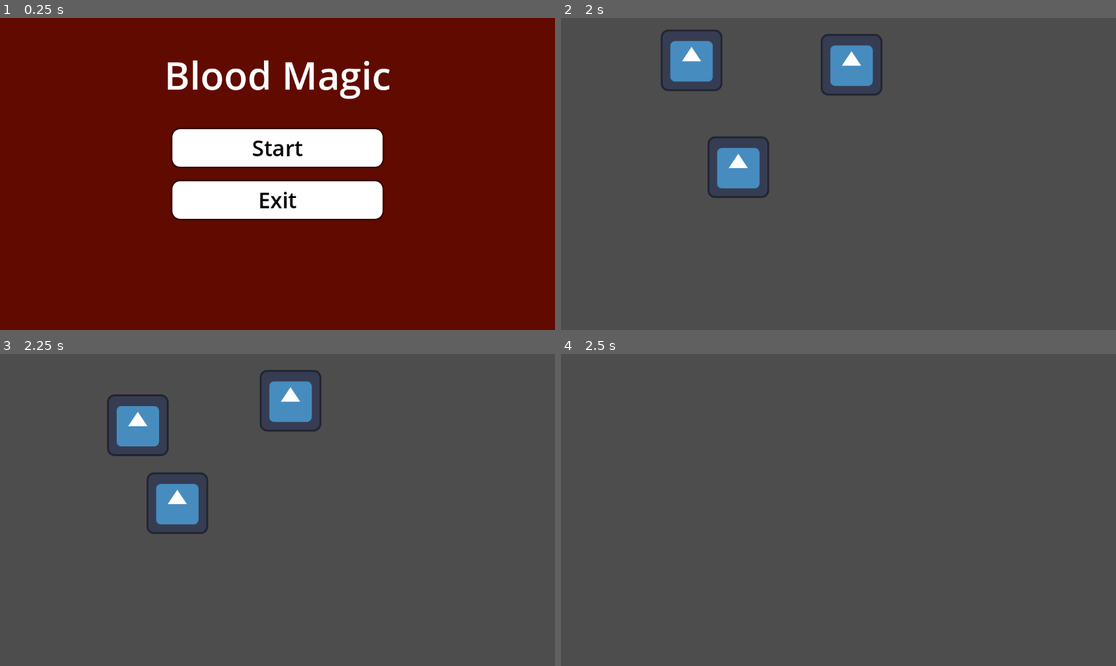
Above: before the commit, frames 1-4 (two rows, left to right).
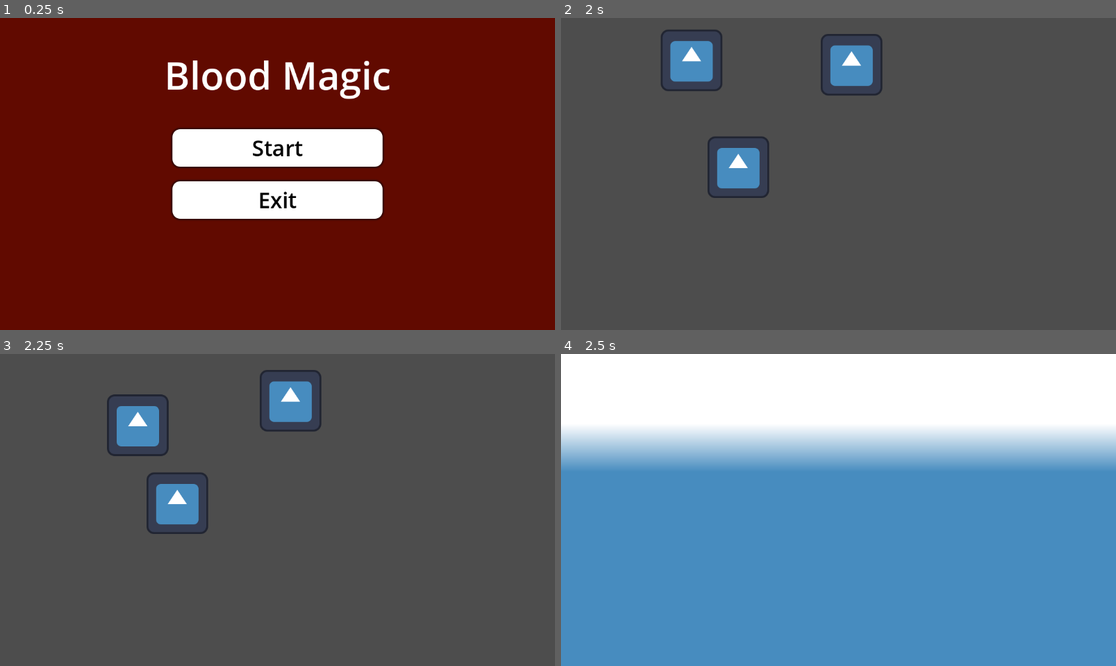
Above: after the commit, the same moments.

Repository: ckfrancois/BloodMagic
Game: Godot game, scene res://scenes/menus/main_menu.tscn
The game is run twice, just before and just after one commit, with the same random seed, the same clock (stepped at 60 frames per second) and the same inputs. The project has no main scene, so this scene is started directly. The engine's default icon, where the game draws it, is replaced by a stand-in: a white triangle on a blue panel in a dark square.
Inputs:
- Up to frame 1 (0.25 s): no input
- Up to frame 2 (2 s): click "Start" at 0.5 s; tap Enter at 1.25 s; hold Right (Right) from 1.28 s (still down)
- Up to frame 3 (2.25 s): release Right (Right) at 2.03 s; hold Down (Down) from 2.03 s (still down)
- Up to frame 4 (2.5 s): keep holding Down (Down)

Frames 1-3 are identical in both runs. In frame 4, 100% of the frame differs, in the area x 0-100%, y 0-100%.

Commit message:
Put icon back on battle mode hoping pull will fix

Diff:
--- a/blood-magic/battle.tscn
+++ b/blood-magic/battle.tscn
@@ -1,3 +1,10 @@
-[gd_scene load_steps=0 format=3 uid="uid://d26dxwax8qaah"]
+[gd_scene load_steps=2 format=3 uid="uid://d26dxwax8qaah"]
+
+[ext_resource type="Texture2D" uid="uid://mm8ik78skmd0" path="res://assets/misc/icon.svg" id="1_ip7xm"]
 
 [node name="Battle" type="Node2D"]
+
+[node name="Icon" type="Sprite2D" parent="."]
+position = Vector2(-2, -5)
+scale = Vector2(100, 100)
+texture = ExtResource("1_ip7xm")
